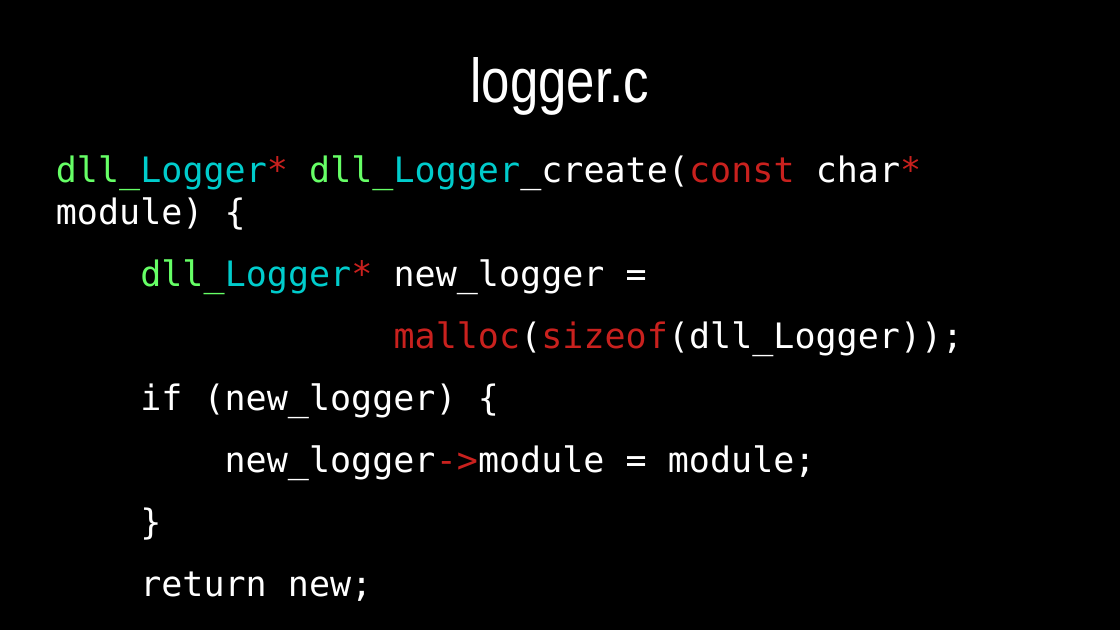
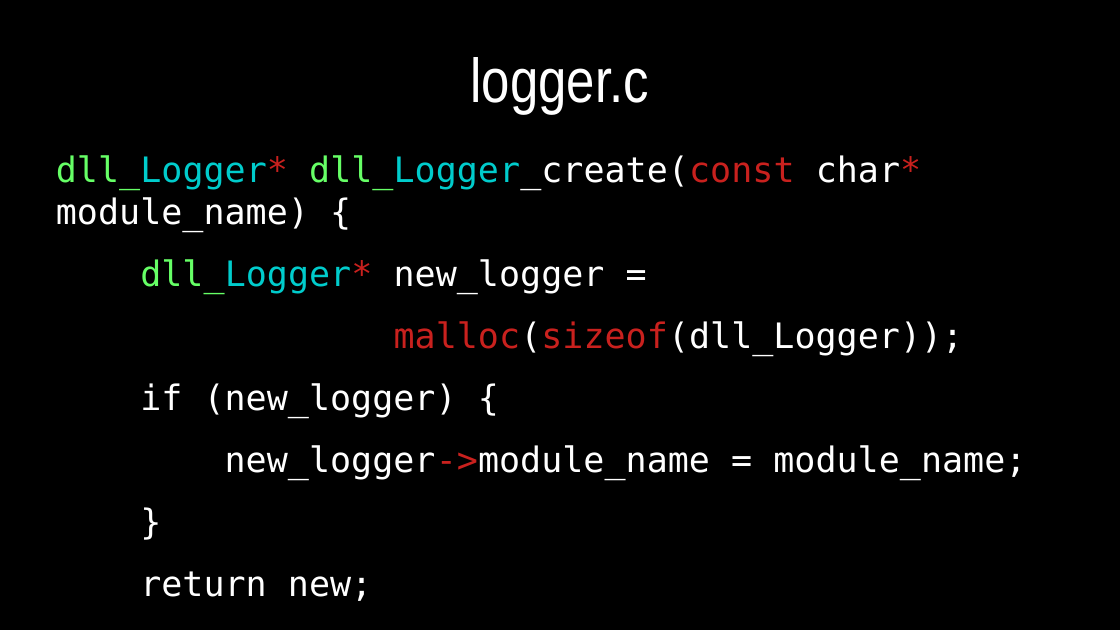
Before and after one commit to dllaurence/youngmanandc, a slide deck: slide 16 of 2020-youngmanandthec-scale.odp (slide 18 before the commit). Drawn at 1120x630 pixels with LibreOffice and Linux fonts; fonts in the diff are those of the drawing. Boxes give left, top, right and bottom in pixels: in the first picture for what was removed or moved away, otherwise in the second. Text is boxed around its words. In the diff, an @@ line names an element or a change of style, - is before the commit and + after.

```diff
--- a/2020-youngmanandthec-scale.odp
+++ b/2020-youngmanandthec-scale.odp
@@ text at bbox=[56, 155, 922, 232]: text changed @@
-dll_Logger* dll_Logger_create(const char* module) {
+dll_Logger* dll_Logger_create(const char* module_name) {
@@ text at bbox=[225, 445, 1026, 480]: text changed @@
-new_logger->module = module;
+new_logger->module_name = module_name;
```
Also in this commit, not shown: 17 other slides changed, 7 slides removed.
